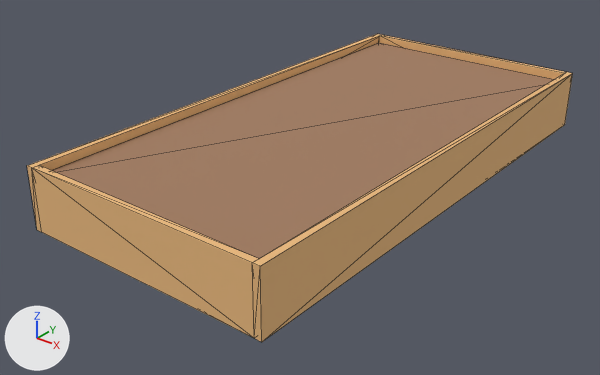
Before and after pictures for a commit that changed the COLLADA model src/farmbot_description/meshes/visual/raised_bed.dae.
The view is the same before and after, from a camera (50 mm lens) standing at (2.55, -3.52, 1.99) and looking at (-0.09, -0.22, -0.06). Lighting does not change. The marker at lower left points along +X, +Y and +Z. Mesh edges are drawn as thin lines. Where no turn or scale is listed for an object, it has been applied to the vertices.

Objects in the first picture: 'Long Board', 'Long Board.001', 'Short Board', 'Short Board.001', 'Soil'.
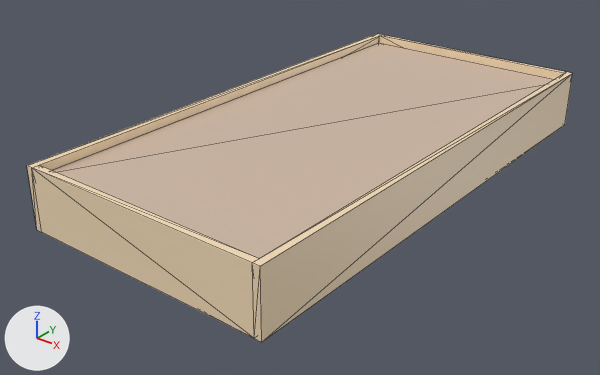
Pixel boxes (x1, y1, x2, y2) of what changed, in the pictures (600 x 375 px):
'Soil', recoloured (brown to beige): (52, 43, 554, 259) in both
'Long Board.001', recoloured, reshaped (brown to beige): (252, 72, 573, 342) in both
'Short Board.001', recoloured, reshaped: (32, 165, 258, 338) in both
'Long Board', recoloured (brown to beige): (27, 34, 381, 232) in both
'Short Board', recoloured: (379, 35, 566, 79) in both

The change in detail:
Material 'ID11_001' (mat_id11_001) is new.
Its base color is (0.918, 0.725, 0.49) (beige #f6ddba).
Its roughness is 0.44.
Material 'ID27_001' (mat_id27_001) is new.
Its base color is (0.635, 0.486, 0.376) (beige #d1b9a5).
Its roughness is 0.44.
me_short_board has 8 vertices, 12 faces and spans x 1.46..1.5, y -0.7..0.7, z 0.0..0.35.
me_short_board no longer uses material mat_id11 (beige #eab97d).
me_short_board now uses material mat_id11_001 (beige #f6ddba).
me_long_board has 8 vertices, 12 faces and spans x -1.5..1.5, y -0.74..-0.7, z 0.0..0.35.
me_long_board no longer uses material mat_id11 (beige #eab97d).
me_long_board now uses material mat_id11_001 (beige #f6ddba).
me_soil has 8 vertices, 12 faces and spans x -0.7..0.7, y -1.46..1.46, z 0.0..0.3.
me_soil no longer uses material mat_id27 (brown #a27c60).
me_soil now uses material mat_id27_001 (beige #d1b9a5).
Mesh me_untitled_003 is new.
It is a copy of me_long_board.
Mesh me_untitled_001 is new.
It is a copy of me_short_board.
Object 'Short Board.001' (ob_short_board_001) now shows me_untitled_001 instead of me_short_board.
Object 'Long Board.001' (ob_long_board_001) now shows me_untitled_003 instead of me_long_board.
